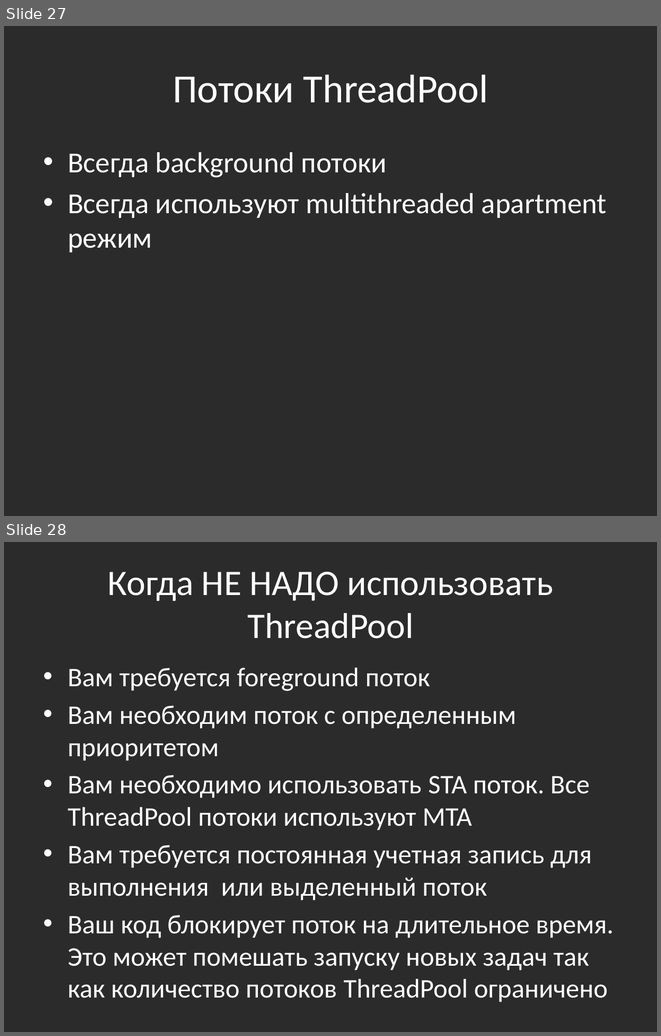
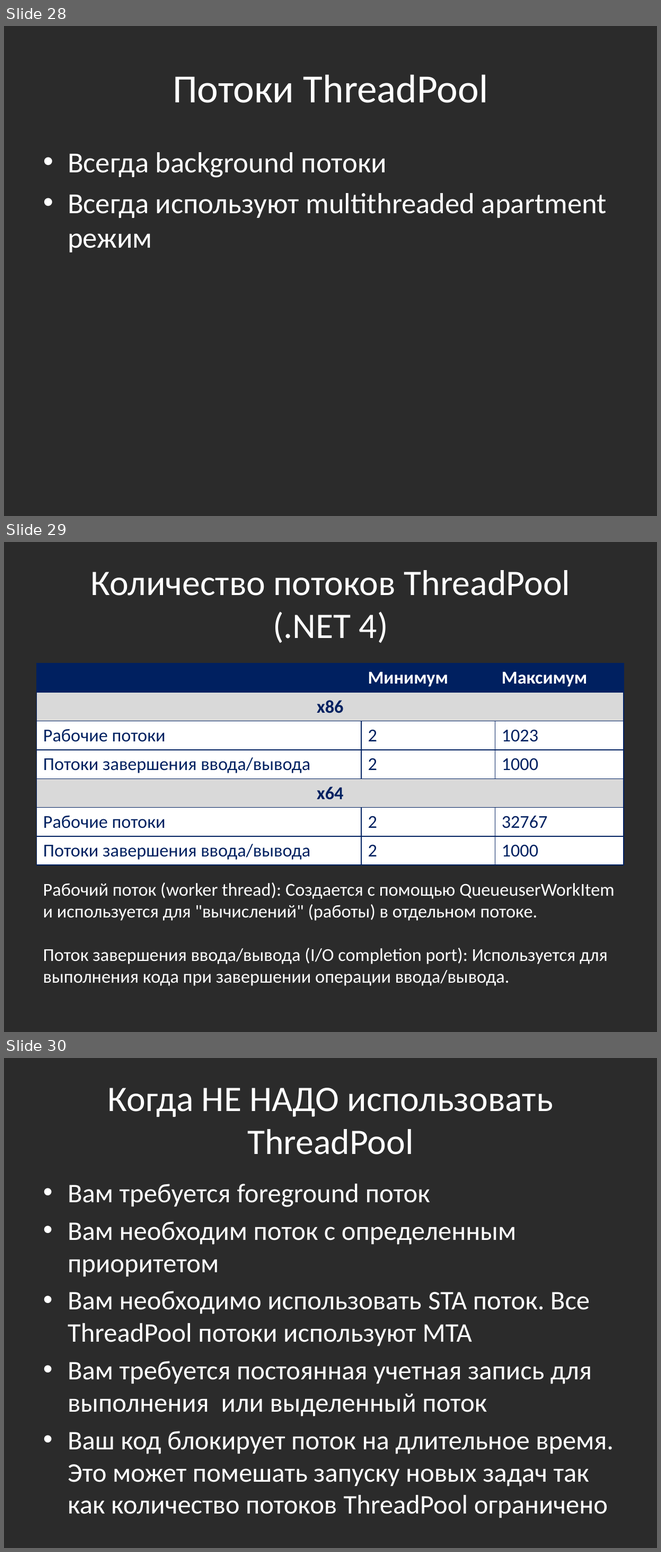
Before and after one commit to bazile/Training, a slide deck: Presentation/lesson-08-multithreading.pptx. Shown one above the other, each under a label of ours: slides 27 and 28 before the commit, slides 28, 29 and 30 after it. The pictures are 661x1036 and 661x1552 pixels, drawn with LibreOffice and Linux fonts; fonts in the diff are those of the drawing; background and template pictures are left out; a plain dark background stands for a picture behind light text. Boxes give left, top, right and bottom in pixels: in the first picture for what was removed or moved away, otherwise in the second. Text is boxed around its words. In the diff, an @@ line names an element or a change of style, - is before the commit and + after.

```diff
--- a/Presentation/lesson-08-multithreading.pptx
+++ b/Presentation/lesson-08-multithreading.pptx
@@ slide 29 added at box(4, 542, 657, 1032), background picture (left out) @@
@@ title added at box(91, 570, 571, 643), 39.6 pt, text #FFFFFF @@
+Количество потоков ThreadPool
+(.NET 4)
@@ table added at box(37, 663, 624, 862), 7 rows, 3 columns @@
+ | Минимум | Максимум
+x86 |  | 
+Рабочие потоки | 2 | 1023
+Потоки завершения ввода/вывода | 2 | 1000
+x64 |  | 
+Рабочие потоки | 2 | 32767
+Потоки завершения ввода/вывода | 2 | 1000
@@ text added at box(43, 882, 614, 986), 20 pt, text #FFFFFF @@
+Рабочий поток (worker thread): Создается с помощью QueueuserWorkItem и используется для "вычислений" (работы) в отдельном потоке.
+Поток завершения ввода/вывода (I/O completion port): Используется для выполнения кода при завершении операции ввода/вывода.
@@ what was slide 27 is now slide 28 @@
@@ what was slide 28 is now slide 30 @@
```
Also in this commit, not shown: 1 other slide added, 12 other files.
